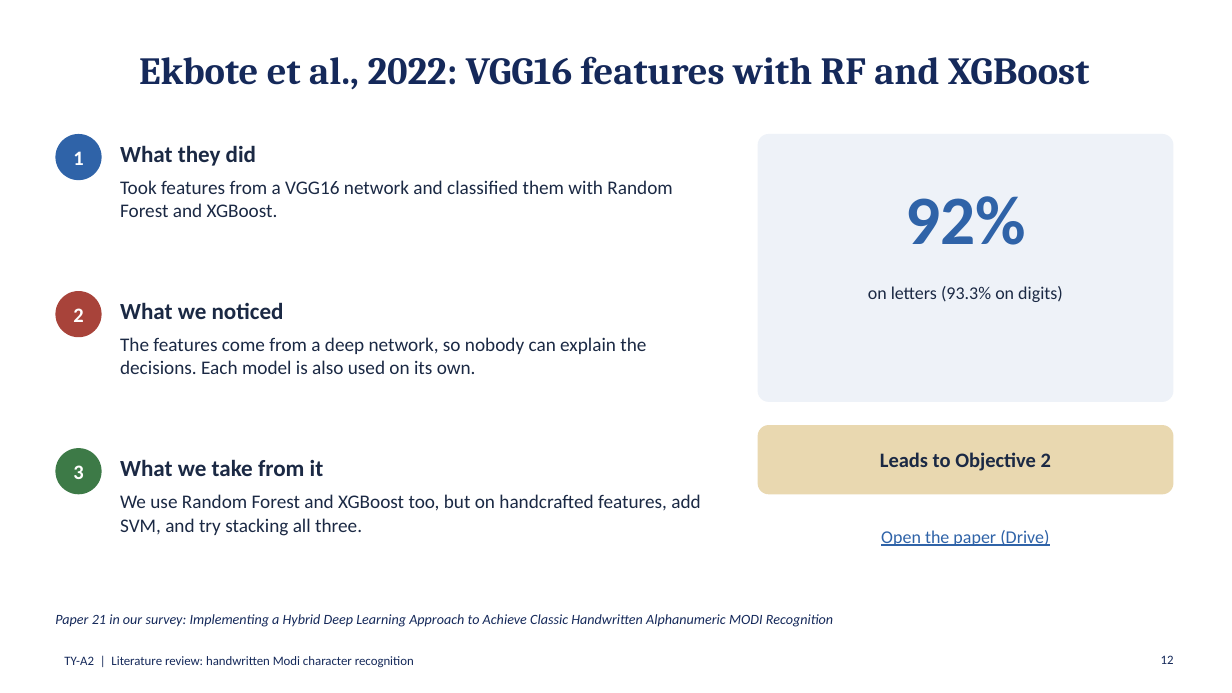
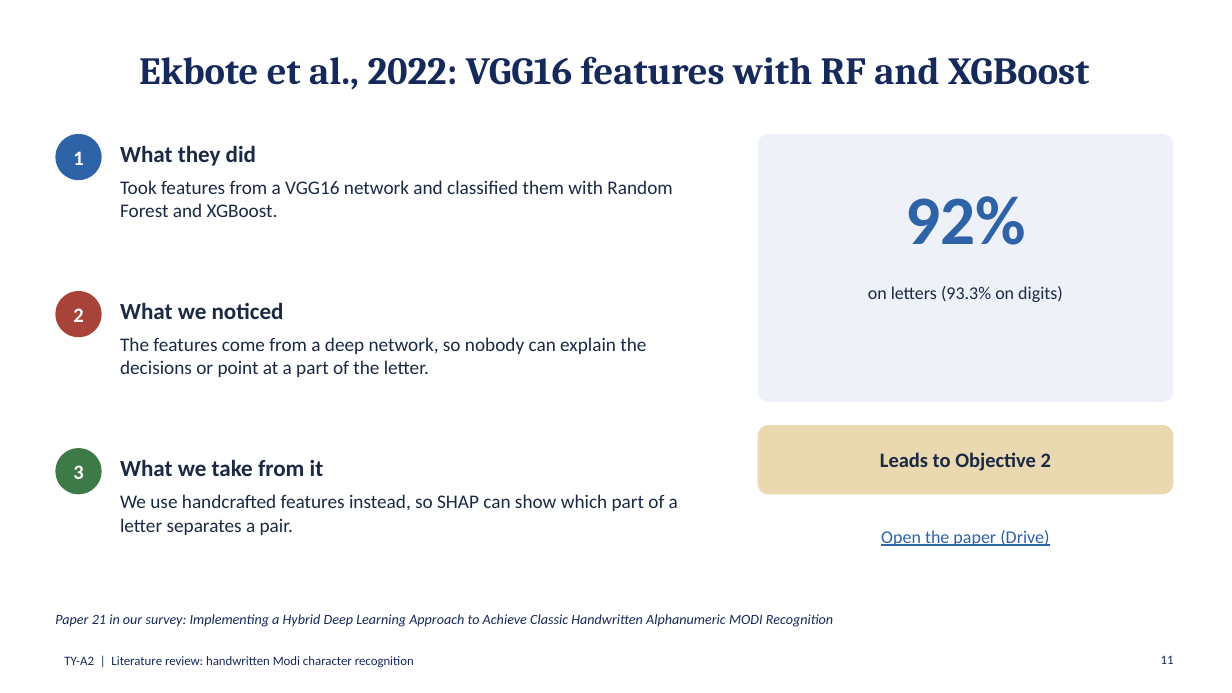
Before and after one commit to ananyac9820/modi-lipi-xai, a slide deck: slide 11 of docs/01_literature_survey/Literature_Review_Presentation.pptx (slide 12 before the commit). Drawn at 1232x693 pixels with LibreOffice and Linux fonts; fonts in the diff are those of the drawing. Boxes give left, top, right and bottom in pixels: in the first picture for what was removed or moved away, otherwise in the second. Text is boxed around its words. In the diff, an @@ line names an element or a change of style, - is before the commit and + after.

```diff
--- a/docs/01_literature_survey/Literature_Review_Presentation.pptx
+++ b/docs/01_literature_survey/Literature_Review_Presentation.pptx
@@ text at [120, 337, 646, 377]: text changed @@
-The features come from a deep network, so nobody can explain the decisions. Each model is also used on its own.
+The features come from a deep network, so nobody can explain the decisions or point at a part of the letter.
@@ text at [120, 494, 678, 535]: text changed @@
-We use Random Forest and XGBoost too, but on handcrafted features, add SVM, and try stacking all three.
+We use handcrafted features instead, so SHAP can show which part of a letter separates a pair.
@@ page number at [1161, 655, 1174, 664]: text changed @@
-12
+11
```
Also in this commit, not shown: 12 other slides changed, 1 slide removed, 10 other files.
